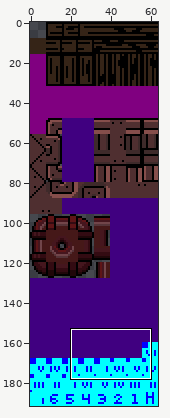
One commit to this sprite sheet: src/assets/level-tiles.png. The first picture is a wide view before the edit; the outline marks the close-up.
Close-up. Before the commit:
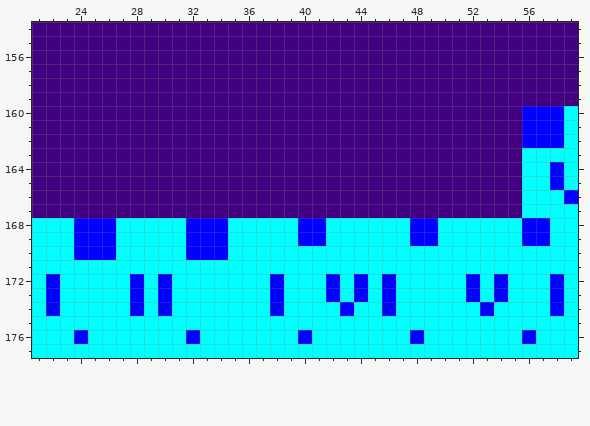
The file is 64x192 pixels. Colours within 5 levels of each other are drawn and written as one. Shown: x 21..59, y 154..177.
Now the later version:
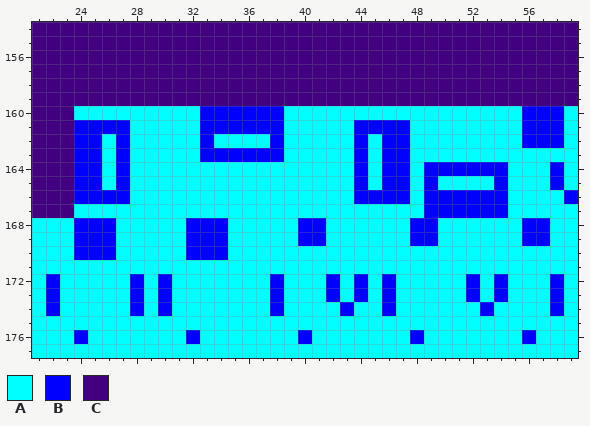
Palette (. is transparent): A #00ffff  B #0000ff  C #400080
What changed:
@@ x 21..59 @@
 159 CCCCCCCCCCCCCCCCCCCCCCCCCCCCCCCCCCCCCCC
-160 CCCCCCCCCCCCCCCCCCCCCCCCCCCCCCCCCCCBBBA
-161 CCCCCCCCCCCCCCCCCCCCCCCCCCCCCCCCCCCBBBA
-162 CCCCCCCCCCCCCCCCCCCCCCCCCCCCCCCCCCCBBBA
-163 CCCCCCCCCCCCCCCCCCCCCCCCCCCCCCCCCCCAAAA
-164 CCCCCCCCCCCCCCCCCCCCCCCCCCCCCCCCCCCAABA
-165 CCCCCCCCCCCCCCCCCCCCCCCCCCCCCCCCCCCAABA
-166 CCCCCCCCCCCCCCCCCCCCCCCCCCCCCCCCCCCAAAB
-167 CCCCCCCCCCCCCCCCCCCCCCCCCCCCCCCCCCCAAAA
+160 CCCAAAAAAAAABBBBBBAAAAAAAAAAAAAAAAABBBA
+161 CCCBBBBAAAAABBBBBBAAAAABBBBAAAAAAAABBBA
+162 CCCBBABAAAAABAAAABAAAAABABBAAAAAAAABBBA
+163 CCCBBABAAAAABBBBBBAAAAABABBAAAAAAAAAAAA
+164 CCCBBABAAAAAAAAAAAAAAAABABBABBBBBBAAABA
+165 CCCBBABAAAAAAAAAAAAAAAABABBABAAAABAAABA
+166 CCCBBBBAAAAAAAAAAAAAAAABBBBABBBBBBAAAAB
+167 CCCAAAAAAAAAAAAAAAAAAAAAAAAABBBBBBAAAAA
 168 AAABBBAAAAABBBAAAAABBAAAAAABBAAAAAABBAA
Changed places in both close-ups, as pixel boxes (x1, y1, x2, y2):
changed: (74, 106, 522, 218)
